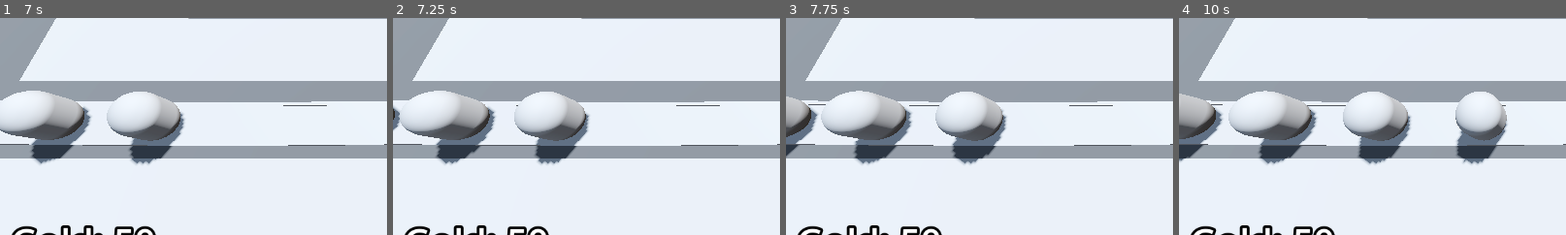
Above: before the commit, frames 1-4 (left to right).
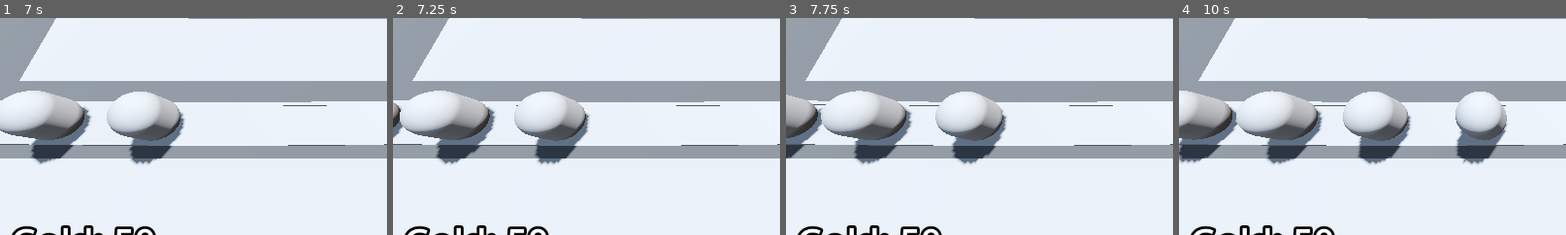
Above: after the commit, the same moments.

Repository: pyxn/godot-barbarian-blaster
Game: Godot game, scene res://Scenes/BaseLevel.tscn
Two runs of this game, one before a commit and one after it. Both use one fixed random seed, a clock stepped at 60 frames per second and the inputs below.
Inputs (mouse positions are % of the whole screen's width and height, from its top left):
- Up to frame 1 (7 s): tap Enter at 0.5, 2 s; move the mouse to (72, 45) at 0.52 s; press the mouse at (72, 45) at 0.53 s; tap Space at 1.25, 2.75 s; move the mouse to (30, 55) at 1.27 s; release the mouse at (30, 55) at 1.28 s; click (30, 55) at 1.35 s; move the mouse to (60, 28) at 2.02 s; press the mouse at (60, 28) at 2.03 s; move the mouse to (45, 70) at 2.77 s; release the mouse at (45, 70) at 2.78 s; click (45, 70) at 2.85 s; move the mouse to (80, 65) at 3.52 s; press the mouse at (80, 65) at 3.53 s; move the mouse to (20, 35) at 4.27 s; release the mouse at (20, 35) at 4.28 s; click (20, 35) at 4.35 s; move the mouse to (55, 50) at 5.02 s; press the mouse at (55, 50) at 5.03 s; move the mouse to (35, 25) at 5.77 s; release the mouse at (35, 25) at 5.78 s; click (35, 25) at 5.85 s; move the mouse to (72, 45) at 6.52 s; press the mouse at (72, 45) at 6.53 s
- Up to frame 2 (7.25 s): no input
- Up to frame 3 (7.75 s): move the mouse to (30, 55) at 7.27 s; release the mouse at (30, 55) at 7.28 s; click (30, 55) at 7.35 s
- Up to frame 4 (10 s): move the mouse to (60, 28) at 8.02 s; press the mouse at (60, 28) at 8.03 s; move the mouse to (45, 70) at 8.77 s; release the mouse at (45, 70) at 8.78 s; click (45, 70) at 8.85 s; move the mouse to (80, 65) at 9.52 s; press the mouse at (80, 65) at 9.53 s
The pictures show only the part of the screen within x 0-50%, y 40-90%; the shares and areas given below are measured in that part.

Frame 1 is identical in both runs. In frame 2, 0.3% of the frame differs, in the area x 0-3%, y 38-56%; in frame 3, 0.9%; in frame 4, 4.4%, in the area x 0-38%, y 33-68%.

Commit message:
56/Difficulty curves

Diff:
--- a/Scenes/BaseLevel.tscn
+++ b/Scenes/BaseLevel.tscn
@@ -8,6 +8,7 @@
 [ext_resource type="Script" path="res://Scripts/TurretManager.gd" id="5_xapjd"]
 [ext_resource type="PackedScene" uid="uid://buj7rplqifj5" path="res://Scenes/Turret/Turret.tscn" id="6_rdr20"]
 [ext_resource type="Script" path="res://Scenes/Bank.gd" id="8_pr13b"]
+[ext_resource type="PackedScene" uid="uid://5462318omysd" path="res://Scenes/DifficultyManager/DifficultyManager.tscn" id="9_ixxv0"]
 
 [sub_resource type="ProceduralSkyMaterial" id="ProceduralSkyMaterial_xqh1w"]
 sky_horizon_color = Color(0.64625, 0.65575, 0.67075, 1)
@@ -59,10 +60,11 @@
 "cells": PackedInt32Array(65535, 65534, 0, 65535, 2, 0, 65531, 65535, 0, 4, 65535, 0, 65531, 65534, 0, 65531, 0, 0, 655 …(306 unchanged characters)…
 }
 
-[node name="EnemyPath" type="Path3D" parent="."]
+[node name="EnemyPath" type="Path3D" parent="." node_paths=PackedStringArray("difficulty_manager")]
 curve = SubResource("Curve3D_ex7ti")
 script = ExtResource("2_2182h")
 enemy_scene = ExtResource("2_tpsjm")
+difficulty_manager = NodePath("../DifficultyManager")
 
 [node name="Road" type="CSGPolygon3D" parent="EnemyPath"]
 polygon = PackedVector2Array(-1, 0, -1, 0.1, 1, 0.1, 1, 0)
@@ -140,4 +142,6 @@
 text = "Placeholder Text"
 label_settings = SubResource("LabelSettings_xb6a5")
 
+[node name="DifficultyManager" parent="." instance=ExtResource("9_ixxv0")]
+
 [connection signal="timeout" from="EnemyPath/Timer" to="EnemyPath" method="spawn_enemy"]
--- /dev/null
+++ b/Scenes/DifficultyManager/DifficultyManager.gd
@@ -0,0 +1,19 @@
+extends Node
+
+@export var game_length: float = 30.0
+@export var spawn_time_curve: Curve
+@onready var timer: Timer = $Timer
+
+# Called when the node enters the scene tree for the first time.
+func _ready() -> void:
+	timer.start(game_length)
+
+# Called every frame. 'delta' is the elapsed time since the previous frame.
+func _process(delta: float) -> void:
+	pass
+
+func game_progress_ratio() -> float:
+	return 1 - (timer.time_left / game_length)
+
+func get_spawn_time() -> float:
+	return spawn_time_curve.sample(game_progress_ratio())
--- /dev/null
+++ b/Scenes/DifficultyManager/DifficultyManager.tscn
@@ -0,0 +1,16 @@
+[gd_scene load_steps=3 format=3 uid="uid://5462318omysd"]
+
+[ext_resource type="Script" path="res://Scenes/DifficultyManager/DifficultyManager.gd" id="1_u4k3c"]
+
+[sub_resource type="Curve" id="Curve_r1rb0"]
+min_value = 0.25
+max_value = 2.0
+_data = [Vector2(0, 2), 0.0, -1.75, 0, 1, Vector2(1, 0.25), -1.75, 0.0, 1, 0]
+point_count = 2
+
+[node name="DifficultyManager" type="Node"]
+script = ExtResource("1_u4k3c")
+spawn_time_curve = SubResource("Curve_r1rb0")
+
+[node name="Timer" type="Timer" parent="."]
+one_shot = true
--- a/Scenes/EnemyPath.gd
+++ b/Scenes/EnemyPath.gd
@@ -1,7 +1,10 @@
 extends Path3D
 
 @export var enemy_scene: PackedScene
+@export var difficulty_manager: Node
+@onready var timer: Timer = $Timer
 
 func spawn_enemy() -> void:
 	var new_enemy = enemy_scene.instantiate()
 	add_child(new_enemy)
+	timer.wait_time = difficulty_manager.get_spawn_time()
Not shown: 4 places in Libraries/SpaceLibrary.tres that only renumber resources
Not shown: 1 places in Scenes/BaseLevel.tscn that only renumber resources
